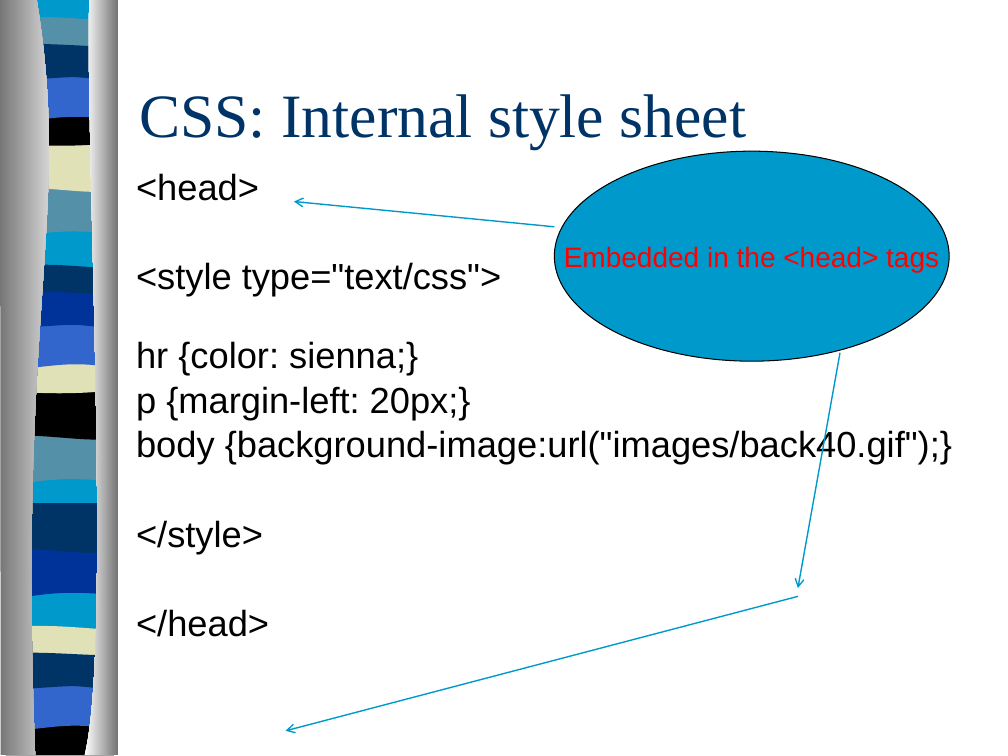
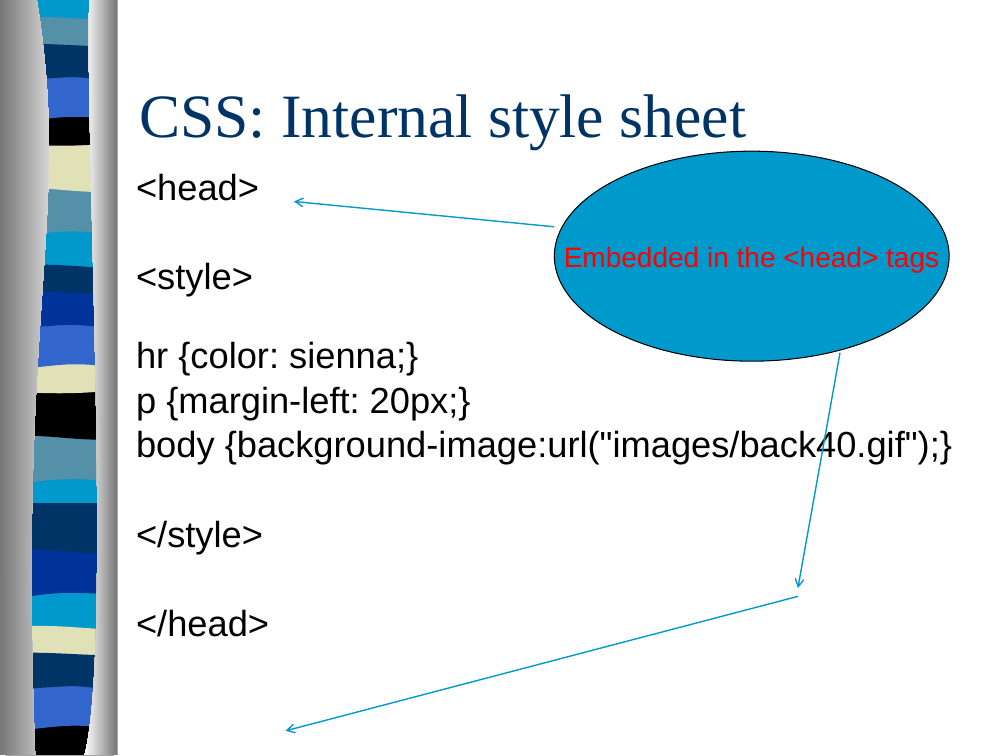
Before and after one commit to arhswebdesign/arhswebdesign.github.io, a slide deck: slide 14 of powerpoint/CSS_story.ppt. Drawn at 1008x756 pixels with LibreOffice and Linux fonts; fonts in the diff are those of the drawing. Boxes give left, top, right and bottom in pixels: in the first picture for what was removed or moved away, otherwise in the second. Text is boxed around its words. In the diff, an @@ line names an element or a change of style, - is before the commit and + after.

```diff
--- a/powerpoint/CSS_story.ppt
+++ b/powerpoint/CSS_story.ppt
@@ freeform shape at <box>0,0,73,756</box>: fill gradient #767676 to #FFFFFF to gradient #FFFFFF to #767676 @@
@@ freeform shape at <box>84,0,117,755</box>: fill gradient #FFFFFF to #767676 to gradient #767676 to #FFFFFF @@
@@ text at <box>136,262,253,295</box>: text changed @@
-<style type="text/css">
+<style>
```
Also in this commit, not shown: 26 other slides changed.
